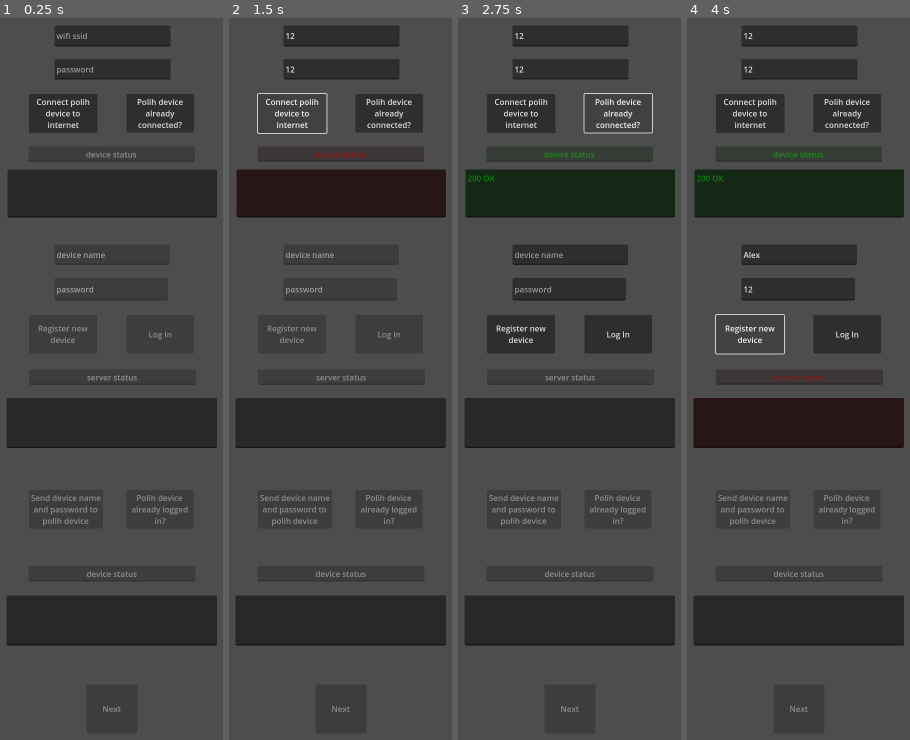
Above: before the commit, frames 1-4 (left to right).
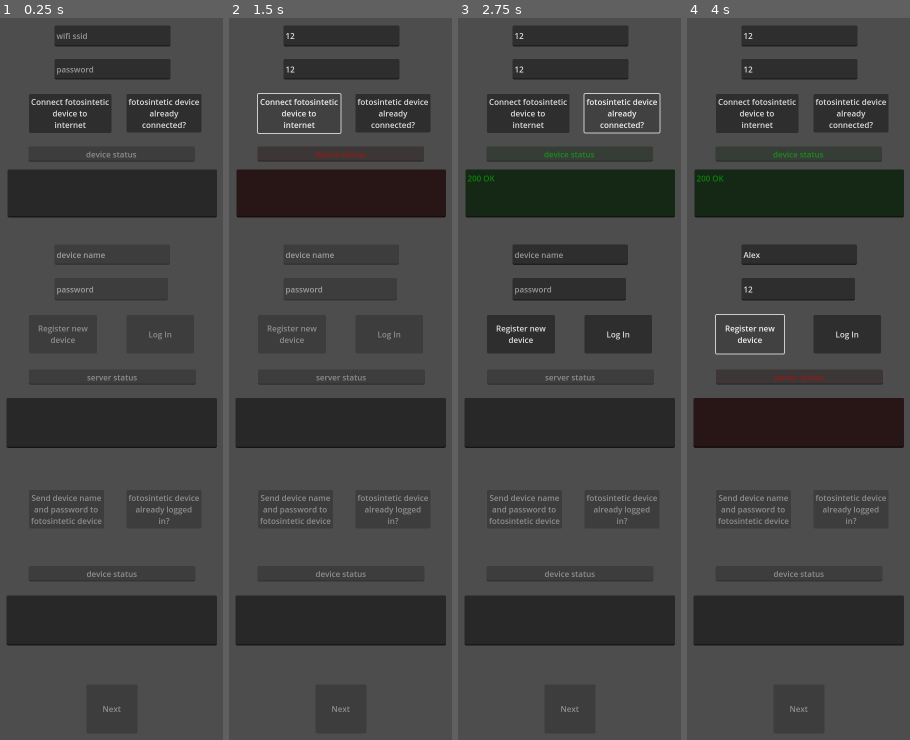
Above: after the commit, the same moments.

Repository: fotosintetic-ipn/fotosintetic-app
Game: Godot game, scene res://scenes/main.tscn
Same seed, same stepped clock (60 frames per second), same inputs: the game is played once before the commit and once after it.
Inputs (mouse positions are in pixels of both pictures, inside the frame that each line leads up to):
- Up to frame 1 (0.25 s): no input
- Up to frame 2 (1.5 s): click (340, 32) at 0.52 s; type "12" at 0.6 s; click (340, 68) at 0.75 s; type "12" at 0.83 s; click "Connect polih device to inter…" (after the commit: "Connect fotosintetic device t…") at 1.25 s
- Up to frame 3 (2.75 s): click "Polih device already connecte…" (after the commit: "fotosintetic device already c…") at 2 s
- Up to frame 4 (4 s): click (798, 256) at 2.77 s; type "Alex" at 2.85 s; click (798, 292) at 3 s; type "12" at 3.08 s; click "Register new device" at 3.5 s

The runs differ from the first frame. In frame 1, 1.7% of the frame differs, in the area x 13-91%, y 10-71%; in frame 2, 1.5%; in frame 3, 1.6%; in frame 4, 1.7%.
Error in both runs: Invalid assignment of property or key 'editable' with value of type 'bool' on a base object of type 'null instance'. (res://scripts/main/main.gd:67)

Commit message:
Renamed polih to fotosintetic

Diff:
--- a/project.godot
+++ b/project.godot
@@ -10,7 +10,7 @@
 
 [application]
 
-config/name="polih"
+config/name="fotosintetic"
 run/main_scene="res://scenes/main.tscn"
 config/features=PackedStringArray("4.2", "Mobile")
 config/icon="res://icon.svg"
--- a/scenes/main.tscn
+++ b/scenes/main.tscn
@@ -37,7 +37,7 @@
 offset_right = 331.0
 offset_bottom = 312.0
 pivot_offset = Vector2(166, 548)
-text = "Connect polih
+text = "Connect fotosintetic
 device to
 internet"
 metadata/_edit_use_anchors_ = true
@@ -48,7 +48,7 @@
 offset_right = 524.0
 offset_bottom = 311.0
 pivot_offset = Vector2(-29, 548)
-text = "Polih device
+text = "fotosintetic device
 already
 connected?"
 metadata/_edit_use_anchors_ = true
@@ -167,7 +167,7 @@
 disabled = true
 text = "Send device name
 and password to
-polih device"
+fotosintetic device"
 metadata/_edit_use_anchors_ = true
 
 [node name="already_logged_in" type="Button" parent="device_credentials"]
@@ -177,7 +177,7 @@
 offset_bottom = 1103.0
 pivot_offset = Vector2(-29, -257)
 disabled = true
-text = "Polih device
+text = "fotosintetic device
 already logged
 in?"
 metadata/_edit_use_anchors_ = true
--- a/scripts/graph/graph.gd
+++ b/scripts/graph/graph.gd
@@ -1,6 +1,8 @@
 extends Node2D
 
 @onready var chart: Chart = $Chart
+
+var to_plot: Array
 var ph: Function
 
 var device_name
@@ -48,6 +50,7 @@
 		}
 	)
 
+
 	chart.plot([ph], cp)
 
 func _process(delta):
--- a/scripts/main/main.gd
+++ b/scripts/main/main.gd
@@ -1,7 +1,7 @@
 extends Node2D
 
 @export var server_url = "http://127.0.0.1:18080"
-@export var polih_url = "http://192.168.4.1"
+@export var fotosintetic_url = "http://192.168.4.1"
 var device_name: String
 var password: String
 
@@ -18,7 +18,7 @@
 	if ssid == "" || wifi_password == "":
 		return
 
-	$device_connection/request.request(polih_url + "/connect?ssid=" + ssid + "&password=" + wifi_password, PackedStringArray(), HTTPClient.METHOD_POST)
+	$device_connection/request.request(fotosintetic_url + "/connect?ssid=" + ssid + "&password=" + wifi_password, PackedStringArray(), HTTPClient.METHOD_POST)
 
 func _on_device_connection_already_connected_pressed():
 	_on_device_connection_request_completed(1, 200, 1, 1)
@@ -74,7 +74,7 @@
 	$device_credentials/already_logged_in.disabled = false
 
 func _on_send_credentials_pressed():
-	$device_credentials/request.request(polih_url + "/credentials?device_name=" + device_name + "&password=" + password, PackedStringArray(), HTTPClient.METHOD_POST)
+	$device_credentials/request.request(fotosintetic_url + "/credentials?device_name=" + device_name + "&password=" + password, PackedStringArray(), HTTPClient.METHOD_POST)
 
 func _on_device_credentials_already_logged_in_pressed():
 	_on_device_credentials_request_completed(1, 200, 1, 1)
Not shown, changed: export_presets.cfg
